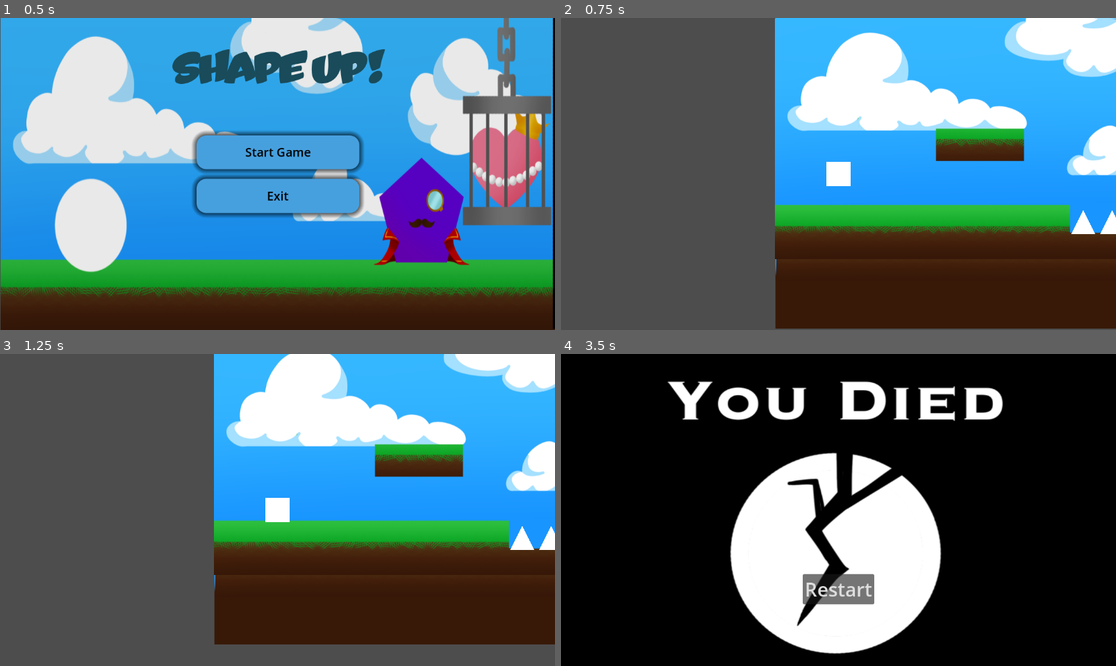
Above: before the commit, frames 1-4 (two rows, left to right).
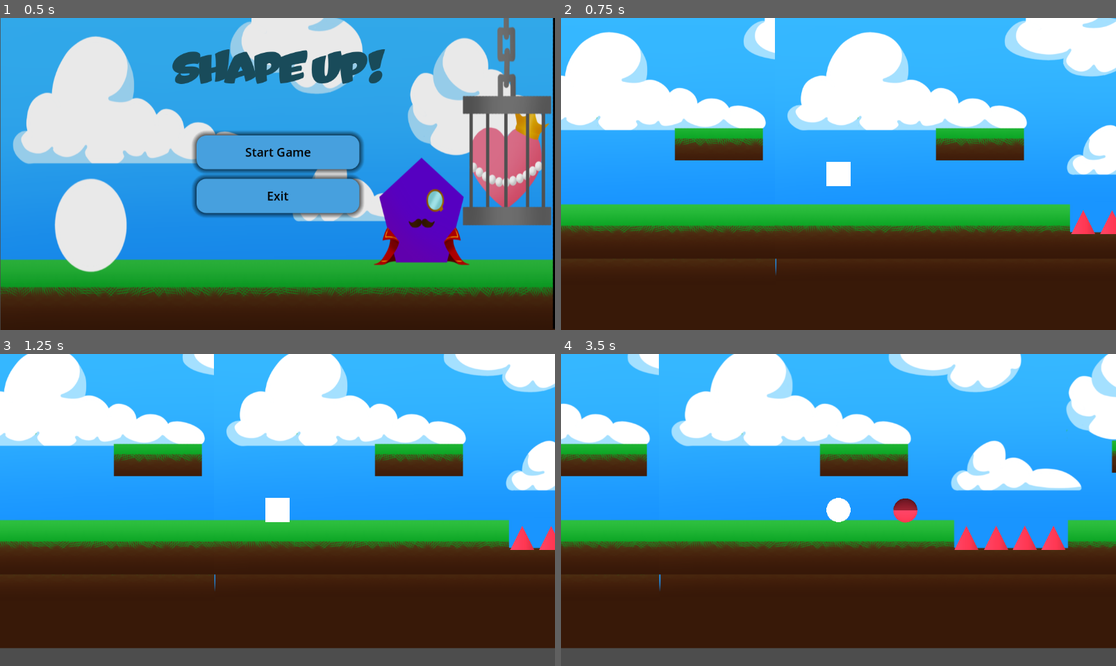
Above: after the commit, the same moments.

Repository: vmaye002-debug/shape-shifter
Game: Godot game, scene res://Menu.tscn
Two runs of this game, one before a commit and one after it. Both use one fixed random seed, a clock stepped at 60 frames per second and the inputs below.
Inputs:
- Up to frame 1 (0.5 s): no input
- Up to frame 2 (0.75 s): click "Start Game" at 0.5 s
- Up to frame 3 (1.25 s): no input
- Up to frame 4 (3.5 s): tap Enter at 1.25 s; hold D (right) 1.28-2.03 s; hold 3 (circle) 1.28-2.03 s; tap 1 (square) at 1.55, 2.1 s; hold A (left) 2.03-2.78 s; tap 2 (triangle) at 2.3 s; hold D (right) from 2.78 s (still down); hold 2 (triangle) from 2.78 s (still down); tap 3 (circle) at 3.05 s

Frame 1 is identical in both runs. In frame 2, 40% of the frame differs, in the area x 0-100%, y 0-100%; in frame 3, 38%; in frame 4, 99%.

Commit message:
meat enemies

Diff:
--- a/Circle Enemy/circle_enemy.tscn
+++ b/Circle Enemy/circle_enemy.tscn
@@ -1,10 +1,16 @@
-[gd_scene load_steps=5 format=3 uid="uid://d3vhm70c2a4he"]
+[gd_scene load_steps=7 format=3 uid="uid://d3vhm70c2a4he"]
 
 [ext_resource type="Script" uid="uid://buxe25pbb5hs8" path="res://Circle Enemy/circle_enemy.gd" id="1_xxftg"]
 
 [sub_resource type="SphereMesh" id="SphereMesh_7ktho"]
 radius = 25.0
 height = 50.0
+
+[sub_resource type="Gradient" id="Gradient_xxftg"]
+colors = PackedColorArray(0, 0, 0, 1, 1.2648509, 0.27353495, 0.40546402, 1)
+
+[sub_resource type="GradientTexture2D" id="GradientTexture2D_m1e8c"]
+gradient = SubResource("Gradient_xxftg")
 
 [sub_resource type="CircleShape2D" id="CircleShape2D_7ktho"]
 radius = 24.04163
@@ -19,6 +25,7 @@
 
 [node name="MeshInstance2D" type="MeshInstance2D" parent="."]
 mesh = SubResource("SphereMesh_7ktho")
+texture = SubResource("GradientTexture2D_m1e8c")
 
 [node name="CollisionShape2D" type="CollisionShape2D" parent="."]
 shape = SubResource("CircleShape2D_7ktho")
--- a/Level2.tscn
+++ b/Level2.tscn
@@ -36,47 +36,47 @@
 position = Vector2(1501, 402)
 
 [node name="Level2Lower5" type="Sprite2D" parent="StaticBody2D"]
-position = Vector2(136, -31)
+position = Vector2(136, -44)
 texture = ExtResource("1_46pvi")
 
 [node name="Level2Higher5" type="Sprite2D" parent="StaticBody2D"]
-position = Vector2(134, -414)
+position = Vector2(134, -415)
 texture = ExtResource("2_fvkd4")
 
 [node name="Level2Lower6" type="Sprite2D" parent="StaticBody2D"]
-position = Vector2(1636, -28)
+position = Vector2(1636, -44)
 texture = ExtResource("1_46pvi")
 
 [node name="Level2Higher6" type="Sprite2D" parent="StaticBody2D"]
-position = Vector2(1631, -414)
+position = Vector2(1631, -415)
 texture = ExtResource("2_fvkd4")
 
 [node name="Level4" type="Sprite2D" parent="StaticBody2D"]
-position = Vector2(137.5, -191)
+position = Vector2(137.5, -190)
 texture = ExtResource("1_psxy2")
 
 [node name="Level2(fixed)3" type="Sprite2D" parent="StaticBody2D"]
-position = Vector2(1632.5, -191)
+position = Vector2(1632.5, -190)
 texture = ExtResource("2_wwdpc")
 
 [node name="Level2Lower3" type="Sprite2D" parent="StaticBody2D"]
-position = Vector2(-1449, -43)
+position = Vector2(-1951, -44)
 texture = ExtResource("1_46pvi")
 
 [node name="Level2Higher3" type="Sprite2D" parent="StaticBody2D"]
-position = Vector2(-1451, -426)
+position = Vector2(-1953, -415)
 texture = ExtResource("2_fvkd4")
 
 [node name="Level2Lower4" type="Sprite2D" parent="StaticBody2D"]
-position = Vector2(51, -40)
+position = Vector2(51, -44)
 texture = ExtResource("1_46pvi")
 
 [node name="Level2Higher4" type="Sprite2D" parent="StaticBody2D"]
-position = Vector2(46, -426)
+position = Vector2(46, -415)
 texture = ExtResource("2_fvkd4")
 
 [node name="Level3" type="Sprite2D" parent="StaticBody2D"]
-position = Vector2(-1447.5, -203)
+position = Vector2(-1949.5, -190)
 texture = ExtResource("1_psxy2")
 
 [node name="Level2(fixed)2" type="Sprite2D" parent="StaticBody2D"]
@@ -84,27 +84,27 @@
 texture = ExtResource("2_wwdpc")
 
 [node name="Level2Lower" type="Sprite2D" parent="StaticBody2D"]
-position = Vector2(-752, -34)
-texture = ExtResource("1_46pvi")
+position = Vector2(-752, -44)
+texture = ExtResource("1_46pvi")
+
+[node name="Level2Lower2" type="Sprite2D" parent="StaticBody2D"]
+position = Vector2(748, -44)
+texture = ExtResource("1_46pvi")
+
+[node name="Level2Higher2" type="Sprite2D" parent="StaticBody2D"]
+position = Vector2(743, -415)
+texture = ExtResource("2_fvkd4")
 
 [node name="Level2Higher" type="Sprite2D" parent="StaticBody2D"]
-position = Vector2(-754, -417)
-texture = ExtResource("2_fvkd4")
-
-[node name="Level2Lower2" type="Sprite2D" parent="StaticBody2D"]
-position = Vector2(748, -31)
-texture = ExtResource("1_46pvi")
-
-[node name="Level2Higher2" type="Sprite2D" parent="StaticBody2D"]
-position = Vector2(743, -417)
+position = Vector2(-754, -415)
 texture = ExtResource("2_fvkd4")
 
 [node name="Level2" type="Sprite2D" parent="StaticBody2D"]
-position = Vector2(-750.5, -194)
+position = Vector2(-750.5, -190)
 texture = ExtResource("1_psxy2")
 
 [node name="Level2(fixed)" type="Sprite2D" parent="StaticBody2D"]
-position = Vector2(744.5, -194)
+position = Vector2(744.5, -190)
 texture = ExtResource("2_wwdpc")
 
 [node name="FinishFlag" parent="StaticBody2D" instance=ExtResource("3_6faey")]
--- a/Level3.tscn
+++ b/Level3.tscn
@@ -39,16 +39,16 @@
 position = Vector2(-402, 585)
 texture = ExtResource("3_u5lf4")
 
-[node name="Level3Higher" type="Sprite2D" parent="StaticBody2D/Level3Lower2"]
-position = Vector2(2312, -465)
+[node name="Level3Higher3" type="Sprite2D" parent="StaticBody2D"]
+position = Vector2(1910, 120)
 texture = ExtResource("1_h8oof")
 
-[node name="Level3" type="Sprite2D" parent="StaticBody2D/Level3Lower2"]
-position = Vector2(2310, -194)
+[node name="Level5" type="Sprite2D" parent="StaticBody2D"]
+position = Vector2(1908, 391)
 texture = ExtResource("2_nqeel")
 
-[node name="Level3Lower" type="Sprite2D" parent="StaticBody2D/Level3Lower2"]
-position = Vector2(2311, -1)
+[node name="Level3Lower3" type="Sprite2D" parent="StaticBody2D"]
+position = Vector2(1909, 584)
 texture = ExtResource("3_u5lf4")
 
 [node name="Level3Higher" type="Sprite2D" parent="StaticBody2D"]
--- a/Level4.tscn
+++ b/Level4.tscn
@@ -6,7 +6,7 @@
 [ext_resource type="Texture2D" uid="uid://bjnkgr0oxholf" path="res://Flag 2.png" id="4_1ug64"]
 [ext_resource type="PackedScene" uid="uid://dsqqh8fvkltgb" path="res://Circle Enemy/Spawner.tscn" id="5_yg50l"]
 [ext_resource type="PackedScene" uid="uid://bth6weqqvlgei" path="res://finish_flag.tscn" id="6_cbmc8"]
-[ext_resource type="PackedScene" uid="uid://crngtnpxtq2w2" path="res://BossLevel.tscn" id="7_872hp"]
+[ext_resource type="PackedScene" uid="uid://g3vusthp4ctf" path="res://Level5.tscn" id="7_yqqjl"]
 [ext_resource type="PackedScene" uid="uid://bs1m7tu6y31jk" path="res://enemy_square.tscn" id="8_apgry"]
 [ext_resource type="PackedScene" uid="uid://d3g3ui2j3sigp" path="res://Player.tscn" id="9_m0rsl"]
 
@@ -100,7 +100,7 @@
 
 [node name="FinishFlag" parent="StaticBody2D" instance=ExtResource("6_cbmc8")]
 position = Vector2(2138, 352)
-next_level = ExtResource("7_872hp")
+next_level = ExtResource("7_yqqjl")
 
 [node name="Enemy" parent="StaticBody2D" instance=ExtResource("8_apgry")]
 position = Vector2(1741, 83)
--- /dev/null
+++ b/Level5.tscn
@@ -0,0 +1,138 @@
+[gd_scene load_steps=12 format=3 uid="uid://g3vusthp4ctf"]
+
+[ext_resource type="Texture2D" uid="uid://dxnro1mjefj3w" path="res://Level 3 higher.png" id="1_lhhoo"]
+[ext_resource type="Texture2D" uid="uid://d027l4x60o7tu" path="res://Level 3.png" id="2_ufpxx"]
+[ext_resource type="Texture2D" uid="uid://cggbkx02r8iy" path="res://Level 3 lower.png" id="3_67ewg"]
+[ext_resource type="PackedScene" uid="uid://bs1m7tu6y31jk" path="res://enemy_square.tscn" id="4_knvoa"]
+[ext_resource type="PackedScene" uid="uid://bth6weqqvlgei" path="res://finish_flag.tscn" id="5_er5cn"]
+[ext_resource type="PackedScene" uid="uid://crngtnpxtq2w2" path="res://BossLevel.tscn" id="6_67ewg"]
+[ext_resource type="Texture2D" uid="uid://bjnkgr0oxholf" path="res://Flag 2.png" id="6_rjmri"]
+[ext_resource type="PackedScene" uid="uid://d3g3ui2j3sigp" path="res://Player.tscn" id="7_cvbi2"]
+[ext_resource type="PackedScene" uid="uid://d3vhm70c2a4he" path="res://Circle Enemy/circle_enemy.tscn" id="9_knvoa"]
+
+[sub_resource type="RectangleShape2D" id="RectangleShape2D_oprh5"]
+size = Vector2(2323, 309)
+
+[sub_resource type="RectangleShape2D" id="RectangleShape2D_uu4cx"]
+size = Vector2(147, 970)
+
+[node name="Level5" type="Node2D"]
+
+[node name="StaticBody2D" type="StaticBody2D" parent="."]
+
+[node name="Level3Higher2" type="Sprite2D" parent="StaticBody2D"]
+position = Vector2(-401, 121)
+texture = ExtResource("1_lhhoo")
+
+[node name="Level4" type="Sprite2D" parent="StaticBody2D"]
+position = Vector2(-403, 392)
+texture = ExtResource("2_ufpxx")
+
+[node name="Level3Lower2" type="Sprite2D" parent="StaticBody2D"]
+position = Vector2(-402, 585)
+texture = ExtResource("3_67ewg")
+
+[node name="Level3Higher" type="Sprite2D" parent="StaticBody2D"]
+position = Vector2(754, 120)
+texture = ExtResource("1_lhhoo")
+
+[node name="Level3" type="Sprite2D" parent="StaticBody2D"]
+position = Vector2(752, 391)
+texture = ExtResource("2_ufpxx")
+
+[node name="Level3Lower" type="Sprite2D" parent="StaticBody2D"]
+position = Vector2(753, 584)
+texture = ExtResource("3_67ewg")
+
+[node name="Level3Higher3" type="Sprite2D" parent="StaticBody2D"]
+position = Vector2(1910, 120)
+texture = ExtResource("1_lhhoo")
+
+[node name="Level5" type="Sprite2D" parent="StaticBody2D"]
+position = Vector2(1908, 391)
+texture = ExtResource("2_ufpxx")
+
+[node name="Level3Lower3" type="Sprite2D" parent="StaticBody2D"]
+position = Vector2(1909, 584)
+texture = ExtResource("3_67ewg")
+
+[node name="CollisionShape2D" type="CollisionShape2D" parent="StaticBody2D"]
+position = Vector2(1162.5, 682.5)
+shape = SubResource("RectangleShape2D_oprh5")
+
+[node name="CollisionShape2D5" type="CollisionShape2D" parent="StaticBody2D"]
+position = Vector2(2400, 354)
+shape = SubResource("RectangleShape2D_uu4cx")
+
+[node name="CollisionShape2D4" type="CollisionShape2D" parent="StaticBody2D"]
+position = Vector2(-76, 354)
+shape = SubResource("RectangleShape2D_uu4cx")
+
+[node name="Enemy5" parent="StaticBody2D" instance=ExtResource("4_knvoa")]
+position = Vector2(1104, 165)
+
+[node name="Enemy6" parent="StaticBody2D" instance=ExtResource("4_knvoa")]
+position = Vector2(1005, 165)
+
+[node name="Enemy4" parent="StaticBody2D" instance=ExtResource("4_knvoa")]
+position = Vector2(905, 165)
+
+[node name="Enemy7" parent="StaticBody2D" instance=ExtResource("4_knvoa")]
+position = Vector2(797, 165)
+
+[node name="Enemy3" parent="StaticBody2D" instance=ExtResource("4_knvoa")]
+position = Vector2(694, 165)
+
+[node name="Enemy8" parent="StaticBody2D" instance=ExtResource("4_knvoa")]
+position = Vector2(576, 165)
+
+[node name="Enemy9" parent="StaticBody2D" instance=ExtResource("4_knvoa")]
+position = Vector2(471, 165)
+
+[node name="Enemy" parent="StaticBody2D" instance=ExtResource("4_knvoa")]
+position = Vector2(260, 165)
+
+[node name="Enemy10" parent="StaticBody2D" instance=ExtResource("4_knvoa")]
+position = Vector2(2053, 165)
+
+[node name="Enemy11" parent="StaticBody2D" instance=ExtResource("4_knvoa")]
+position = Vector2(1954, 165)
+
+[node name="Enemy12" parent="StaticBody2D" instance=ExtResource("4_knvoa")]
+position = Vector2(1854, 165)
+
+[node name="Enemy13" parent="StaticBody2D" instance=ExtResource("4_knvoa")]
+position = Vector2(1746, 165)
+
+[node name="Enemy14" parent="StaticBody2D" instance=ExtResource("4_knvoa")]
+position = Vector2(1643, 165)
+
+[node name="Enemy15" parent="StaticBody2D" instance=ExtResource("4_knvoa")]
+position = Vector2(1525, 165)
+
+[node name="Enemy16" parent="StaticBody2D" instance=ExtResource("4_knvoa")]
+position = Vector2(1420, 165)
+
+[node name="Enemy17" parent="StaticBody2D" instance=ExtResource("4_knvoa")]
+position = Vector2(1209, 165)
+
+[node name="Enemy18" parent="StaticBody2D" instance=ExtResource("4_knvoa")]
+position = Vector2(1318, 165)
+
+[node name="Enemy2" parent="StaticBody2D" instance=ExtResource("4_knvoa")]
+position = Vector2(369, 165)
+
+[node name="FinishFlag" parent="StaticBody2D" instance=ExtResource("5_er5cn")]
+position = Vector2(2226, 401)
+next_level = ExtResource("6_67ewg")
+
+[node name="Flag2" type="Sprite2D" parent="StaticBody2D"]
+position = Vector2(1510, 388)
+texture = ExtResource("6_rjmri")
+
+[node name="Player" parent="." instance=ExtResource("7_cvbi2")]
+position = Vector2(47, 476)
+
+[node name="Circle Enemy" parent="." instance=ExtResource("9_knvoa")]
+position = Vector2(2148, 480)
+speed_spawn = Vector2(-80000, 0)
--- a/enemy_square.tscn
+++ b/enemy_square.tscn
@@ -1,9 +1,15 @@
-[gd_scene load_steps=5 format=3 uid="uid://bs1m7tu6y31jk"]
+[gd_scene load_steps=7 format=3 uid="uid://bs1m7tu6y31jk"]
 
 [ext_resource type="Script" uid="uid://b1ofnewh4jl61" path="res://enemy_square.gd" id="1_tc28u"]
 
 [sub_resource type="QuadMesh" id="QuadMesh_4gyqm"]
 size = Vector2(70, 70)
+
+[sub_resource type="Gradient" id="Gradient_xxftg"]
+colors = PackedColorArray(0, 0, 0, 1, 1.2648509, 0.27353495, 0.40546402, 1)
+
+[sub_resource type="GradientTexture2D" id="GradientTexture2D_tc28u"]
+gradient = SubResource("Gradient_xxftg")
 
 [sub_resource type="RectangleShape2D" id="RectangleShape2D_qi2p4"]
 size = Vector2(70, 70)
@@ -17,6 +23,7 @@
 
 [node name="MeshInstance2D" type="MeshInstance2D" parent="."]
 mesh = SubResource("QuadMesh_4gyqm")
+texture = SubResource("GradientTexture2D_tc28u")
 
 [node name="CollisionShape2D" type="CollisionShape2D" parent="."]
 shape = SubResource("RectangleShape2D_qi2p4")
--- a/enemy_triangle.tscn
+++ b/enemy_triangle.tscn
@@ -1,9 +1,15 @@
-[gd_scene load_steps=3 format=3 uid="uid://cwut1arkaendl"]
+[gd_scene load_steps=5 format=3 uid="uid://cwut1arkaendl"]
 
 [ext_resource type="Script" uid="uid://dk3k02j25ycmi" path="res://enemy_triangle.gd" id="1_bhdcv"]
 
 [sub_resource type="PrismMesh" id="PrismMesh_4n1b3"]
 size = Vector3(50, -50, 0)
+
+[sub_resource type="Gradient" id="Gradient_xxftg"]
+colors = PackedColorArray(0, 0, 0, 1, 1.2648509, 0.27353495, 0.40546402, 1)
+
+[sub_resource type="GradientTexture2D" id="GradientTexture2D_bhdcv"]
+gradient = SubResource("Gradient_xxftg")
 
 [node name="Node2D" type="CharacterBody2D"]
 script = ExtResource("1_bhdcv")
@@ -14,6 +20,7 @@
 [node name="MeshInstance2D" type="MeshInstance2D" parent="CollisionPolygon2D"]
 position = Vector2(0, -25)
 mesh = SubResource("PrismMesh_4n1b3")
+texture = SubResource("GradientTexture2D_bhdcv")
 
 [node name="Area2D" type="Area2D" parent="."]
 collision_mask = 2
--- a/main.tscn
+++ b/main.tscn
@@ -31,9 +31,32 @@
 [sub_resource type="RectangleShape2D" id="RectangleShape2D_4c57u"]
 size = Vector2(201, 14)
 
+[sub_resource type="RectangleShape2D" id="RectangleShape2D_efxa6"]
+size = Vector2(243, 726)
+
 [node name="Main" type="Node2D"]
 
 [node name="StaticBody2D" type="StaticBody2D" parent="."]
+
+[node name="Level1Higher3" type="Sprite2D" parent="StaticBody2D"]
+position = Vector2(1978, 150)
+texture = ExtResource("1_kek77")
+
+[node name="Level1Lower3" type="Sprite2D" parent="StaticBody2D"]
+position = Vector2(1978, 519)
+texture = ExtResource("2_4c57u")
+
+[node name="Level1Higher2" type="Sprite2D" parent="StaticBody2D"]
+position = Vector2(-45, 158)
+texture = ExtResource("1_kek77")
+
+[node name="Level1Lower2" type="Sprite2D" parent="StaticBody2D"]
+position = Vector2(-45, 527)
+texture = ExtResource("2_4c57u")
+
+[node name="Level3" type="Sprite2D" parent="StaticBody2D"]
+position = Vector2(-46, 374)
+texture = ExtResource("1_h2yge")
 
 [node name="Level1Higher" type="Sprite2D" parent="StaticBody2D"]
 position = Vector2(497, 150)
@@ -44,7 +67,7 @@
 texture = ExtResource("2_4c57u")
 
 [node name="Level1" type="Sprite2D" parent="StaticBody2D"]
-position = Vector2(496, 375)
+position = Vector2(496, 374)
 texture = ExtResource("1_h2yge")
 
 [node name="CollisionShape2D" type="CollisionShape2D" parent="StaticBody2D"]
@@ -75,6 +98,14 @@
 position = Vector2(786.5, 354)
 shape = SubResource("RectangleShape2D_4c57u")
 
+[node name="CollisionShape2D8" type="CollisionShape2D" parent="StaticBody2D"]
+position = Vector2(1367, 263)
+shape = SubResource("RectangleShape2D_efxa6")
+
+[node name="CollisionShape2D9" type="CollisionShape2D" parent="StaticBody2D"]
+position = Vector2(-366.5, 264)
+shape = SubResource("RectangleShape2D_efxa6")
+
 [node name="Player" parent="." instance=ExtResource("1_ig7tw")]
 position = Vector2(-122, 436)
 
Not shown: 1 places in main.tscn that only renumber resources
